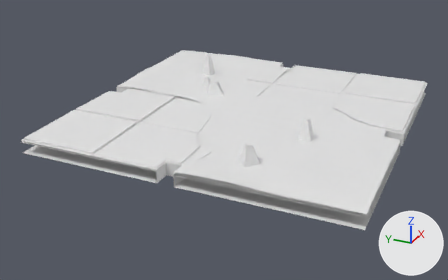
A saved change to the FBX model Assets/Data/Level/Biomes/AbyssalRuins/Models/K_Floor_Overgrowth_D.fbx.
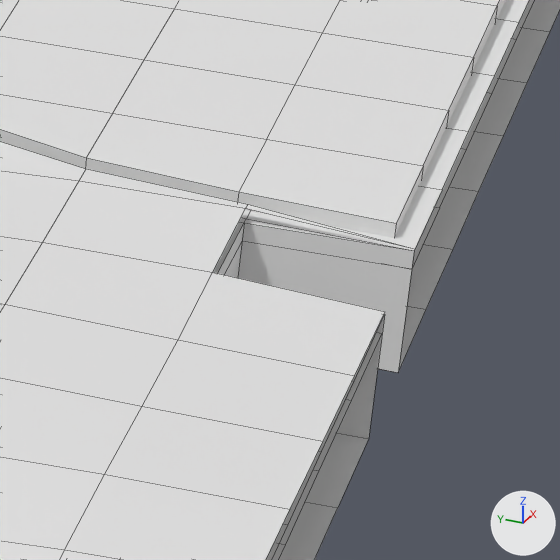
The first picture shows the older version from a camera (50 mm lens) standing at (-8.73, -3.52, 3.72) and looking at (-0.38, 0.24, -0.45). The close-ups show the older and then the newer version on the part from 81% to 93% of the width and 39% to 59% of the height of that picture. Only the edits that show in the close-ups are written down. Lighting does not change. The marker at lower right points along +X, +Y and +Z. The close-ups show mesh edges as thin lines. Where no turn or scale is listed for an object, it has been applied to the vertices.

Names of what the first close-up shows: 'K_Floor_Overgrowth_D', 'K_Floor_Overgrowth_D_ColGround0', 'K_Floor_Overgrowth_D_ColGround5'.
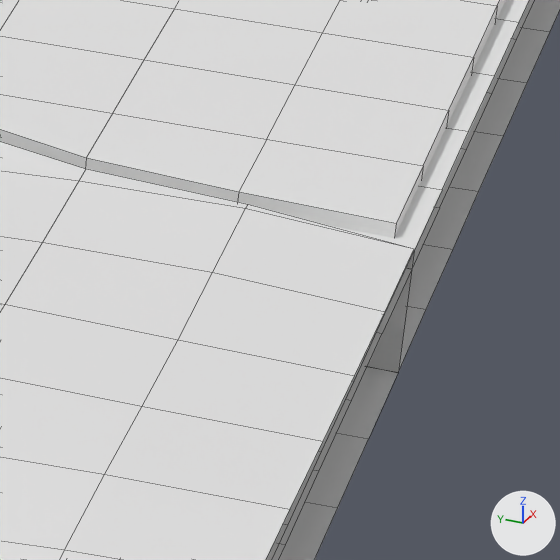
Edits to the scene script, one JSON object a line:
```json
{"block": "me_k_floor_overgrowth_d_colground5", "where": "# used by ob_k_floor_overgrowth_d_colground5; location = (0.0, 0.0, 0.0)"}
{"block": "me_k_floor_overgrowth_d_colground5", "where": "# verts and faces of me_k_floor_overgrowth_d_colground5; kept vertices keep their numbers, new ones are numbered from 568"}
{"block": "me_k_floor_overgrowth_d_colground5", "where": "# before: 270 (-0.25, -2.25, 0.0), 271 (0.0, -2.25, 0.0) at pixel (244, 222), 282 (-0.25, -2.5, 0.0) at pixel (384, 314), 283 (0.0, -2.5, 0.0) at pixel (414, 250), 335 (-0.25, -2.25, -0.2)"}
{"block": "me_k_floor_overgrowth_d_colground5", "where": "# before: 336 (0.0, -2.25, -0.2), 338 (-0.25, -2.5, -0.2) at pixel (368, 438), 339 (0.0, -2.5, -0.2) at pixel (398, 372)"}
{"op": "remove", "block": "me_k_floor_overgrowth_d_colground5", "code": "me_k_floor_overgrowth_d_colground5.from_pydata(...)  # 568 vertices, 528 faces; spans x -2.5..2.5, y -2.5..2.5, z -0.2..0.0"}
{"op": "add", "block": "me_k_floor_overgrowth_d_colground5", "code": "me_k_floor_overgrowth_d_colground5.from_pydata(...)  # 568 vertices, 526 faces; spans x -2.5..2.5, y -2.5..2.5, z -0.2..0.0"}
{"block": "me_k_floor_overgrowth_d_colground5", "change": "me_k_floor_overgrowth_d_colground5 part 2"}
{"op": "add", "block": "me_k_floor_overgrowth_d_colground5", "code": "delete_faces([(270, 282, 338, 335), (270, 335, 336, 271), (271, 336, 339, 283)])"}
{"op": "add", "block": "me_k_floor_overgrowth_d_colground5", "code": "faces += [(270, 282, 283, 271), (335, 336, 339, 338)]"}
{"block": "me_k_floor_overgrowth_d_colground5", "change": "other edits to the shape of me_k_floor_overgrowth_d_colground5 do not show in these pictures"}
{"block": "me_k_floor_overgrowth_d", "where": "# used by ob_k_floor_overgrowth_d; location = (0.0, 0.0, 0.0)"}
{"block": "me_k_floor_overgrowth_d", "where": "# verts and faces of me_k_floor_overgrowth_d; kept vertices keep their numbers, new ones are numbered from 1234"}
{"block": "me_k_floor_overgrowth_d", "where": "# before: 243 (0.0, -2.5, -0.03) at pixel (411, 269), 898 (-0.25, -2.25, -0.03), 899 (0.0, -2.25, -0.03) at pixel (242, 241), 909 (-0.25, -2.5, -0.03) at pixel (382, 333), 1180 (-0.25, -2.25, 0.02) at pixel (212, 272)"}
{"block": "me_k_floor_overgrowth_d", "where": "# before: 1181 (0.0, -2.25, 0.02) at pixel (245, 208), 1192 (-0.25, -2.5, 0.0) at pixel (385, 311), 1193 (0.0, -2.5, 0.0) at pixel (414, 248)"}
{"op": "remove", "block": "me_k_floor_overgrowth_d", "code": "me_k_floor_overgrowth_d.from_pydata(...)  # 1234 vertices, 1033 faces; spans x -2.5..2.5, y -2.5..2.5, z -0.03..0.39"}
{"op": "add", "block": "me_k_floor_overgrowth_d", "code": "me_k_floor_overgrowth_d.from_pydata(...)  # 1234 vertices, 1041 faces; spans x -2.5..2.5, y -2.5..2.5, z -0.03..0.39"}
{"block": "me_k_floor_overgrowth_d", "change": "me_k_floor_overgrowth_d part 1"}
{"op": "add", "block": "me_k_floor_overgrowth_d", "code": "faces += [(243, 899, 898, 909)]  # mat_joint (white #e7e7e7)"}
{"op": "add", "block": "me_k_floor_overgrowth_d", "code": "faces += [(1180, 1192, 1193, 1181)]  # mat_overgrowth (white #e7e7e7)"}
{"block": "me_k_floor_overgrowth_d", "change": "other edits to the shape of me_k_floor_overgrowth_d do not show in these pictures"}
```

Pixel boxes [x1, y1, x2, y2] of what changed, in the close-ups (560 x 560 px; the box of a moved part takes in the faces that stretch with it):
```json
{"object": "K_Floor_Overgrowth_D_ColGround5", "change": "reshaped", "before": [213, 218, 414, 560], "after": [266, 251, 414, 560]}
{"part": 1, "of": "me_k_floor_overgrowth_d", "change": "added", "after": [213, 209, 414, 333]}
{"part": 2, "of": "me_k_floor_overgrowth_d_colground5", "change": "moved or reshaped", "before": [218, 223, 414, 438], "after": [366, 251, 414, 438]}
```
